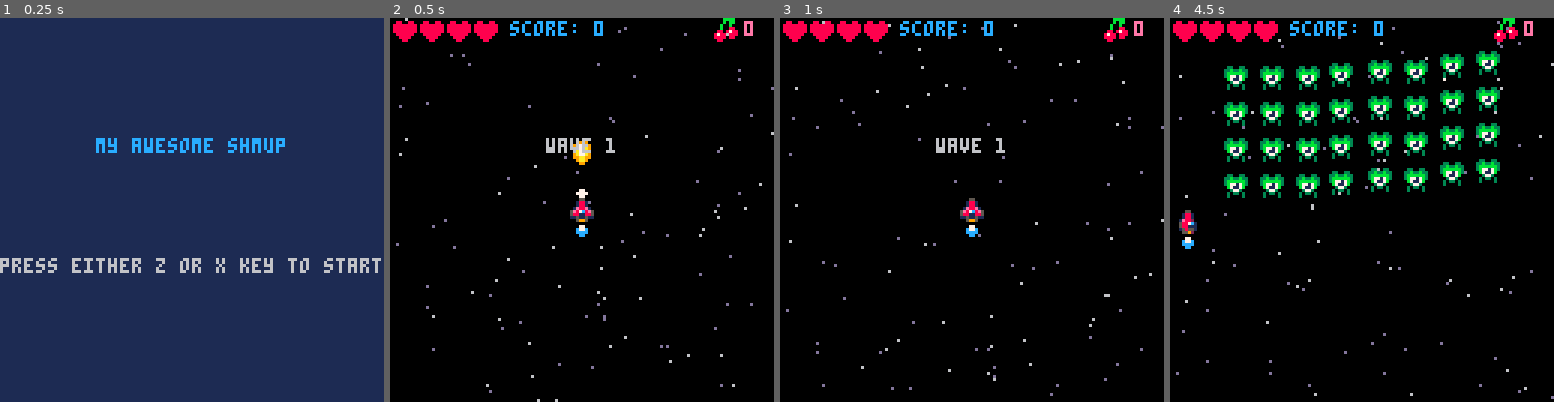
Above: before the commit, frames 1-4 (left to right).
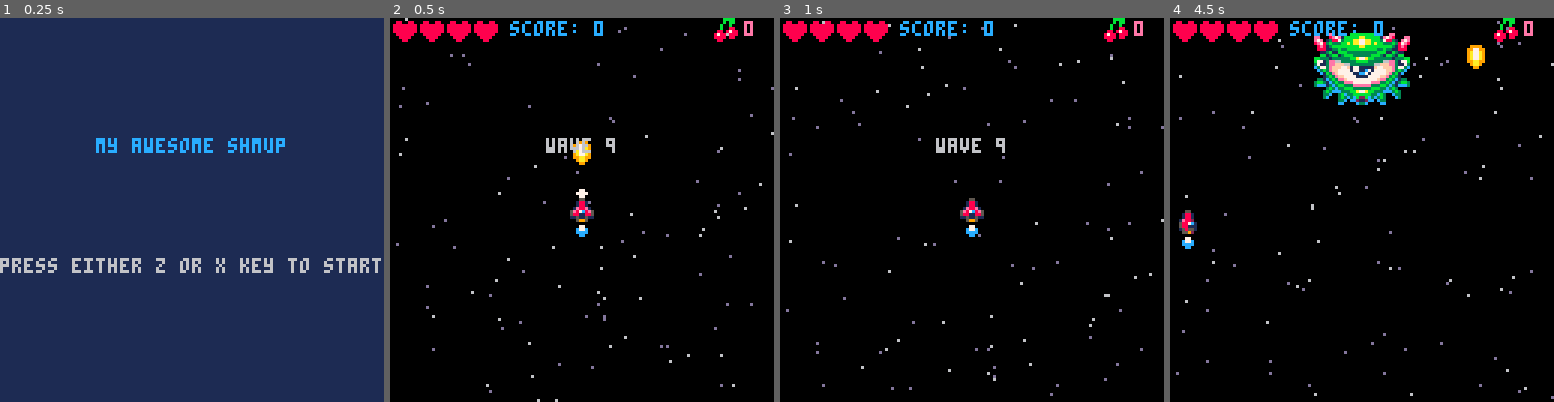
Above: after the commit, the same moments.

Repository: CRBroughton/pico-8-hero
Game: PICO-8 cartridge src/pico-8-hero.p8
Two runs of this game, one before a commit and one after it. Both use one fixed random seed, a clock stepped at 60 frames per second and the inputs below.
Inputs:
- Up to frame 1 (0.25 s): no input
- Up to frame 2 (0.5 s): tap X (X key) at 0.33 s
- Up to frame 3 (1 s): tap O (Z key) at 0.7 s
- Up to frame 4 (4.5 s): tap X (X key) at 1.07, 1.85, 2.97, 4.08 s; hold Right 1.6-2.1 s; tap O (Z key) every 0.4 s from 1.7 to 4.1 s; hold Up 2.15-2.42 s; hold Right 2.47-3.03 s; hold Left 3.08-3.58 s; hold Down 3.63-3.97 s; hold Right from 4.02 s (still down)

Frame 1 is identical in both runs. In frame 2, less than 0.1% of the frame differs, in the area x 56-59%, y 31-36%; in frame 3, less than 0.1%; in frame 4, 12%, in the area x 14-86%, y 3-47%.

Commit message:
feat(boss): :construction: spawn instance of boss

Diff:
--- a/src/behaviour.lua
+++ b/src/behaviour.lua
@@ -5,8 +5,15 @@
     end
     if enemy.mission == "flyin" then
         -- fly into the scene
-        enemy.x += (enemy.posx - enemy.x) / 7
-        enemy.y += (enemy.posy - enemy.y) / 7
+
+        local directionx = (enemy.posx - enemy.x) / 7
+        local directiony = (enemy.posy - enemy.y) / 7
+
+        if enemy.boss then
+            directiony = min(directiony, 1)
+        end
+        enemy.x += directionx
+        enemy.y += directiony
 
         if abs(enemy.y - enemy.posy) < 0.7 then
             enemy.y = enemy.posy
--- a/src/enemies.lua
+++ b/src/enemies.lua
@@ -78,8 +78,8 @@
         -- boss
         attackfreq = 60
         placeenemies({
+            { 0, 0, 0, 0, 5, 0, 0, 0, 0, 0 },
             { 0, 0, 0, 0, 0, 0, 0, 0, 0, 0 },
-            { 0, 0, 0, 0, 4, 0, 0, 0, 0, 0 },
             { 0, 0, 0, 0, 0, 0, 0, 0, 0, 0 },
             { 0, 0, 0, 0, 0, 0, 0, 0, 0, 0 },
         })
@@ -154,6 +154,21 @@
         enemy.height = 2
         enemy.collisionwidth = 16
         enemy.collisionheight = 16
+    elseif enemytype == 5 then
+        -- boss
+        enemy.hp = 20
+        enemy.sprite = 68
+        enemy.animation = {68, 72, 76, 72}
+        enemy.width = 4
+        enemy.height = 3
+        enemy.collisionwidth = 32
+        enemy.collisionheight = 24
+
+        enemy.x = 48
+        enemy.y = -24
+        enemy.posx = 48
+        enemy.posy = 25
+        enemy.boss = true
     end
 
     add(enemies, enemy)
--- a/src/main.lua
+++ b/src/main.lua
@@ -48,7 +48,7 @@
 function startgame()
     gametime = 0
     lockout = 0
-    wave = 0
+    wave = 8
     lastwave = 9
     nextwave()
     ship = makesprite()
